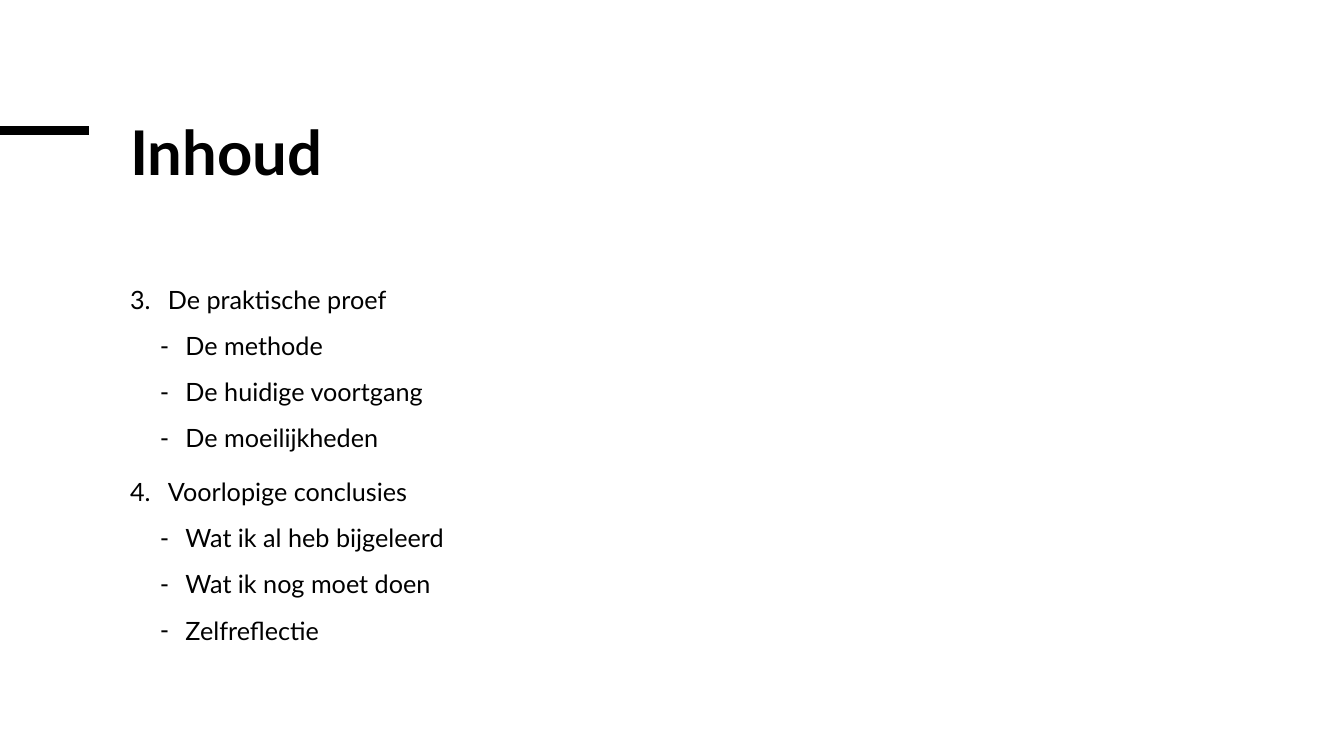
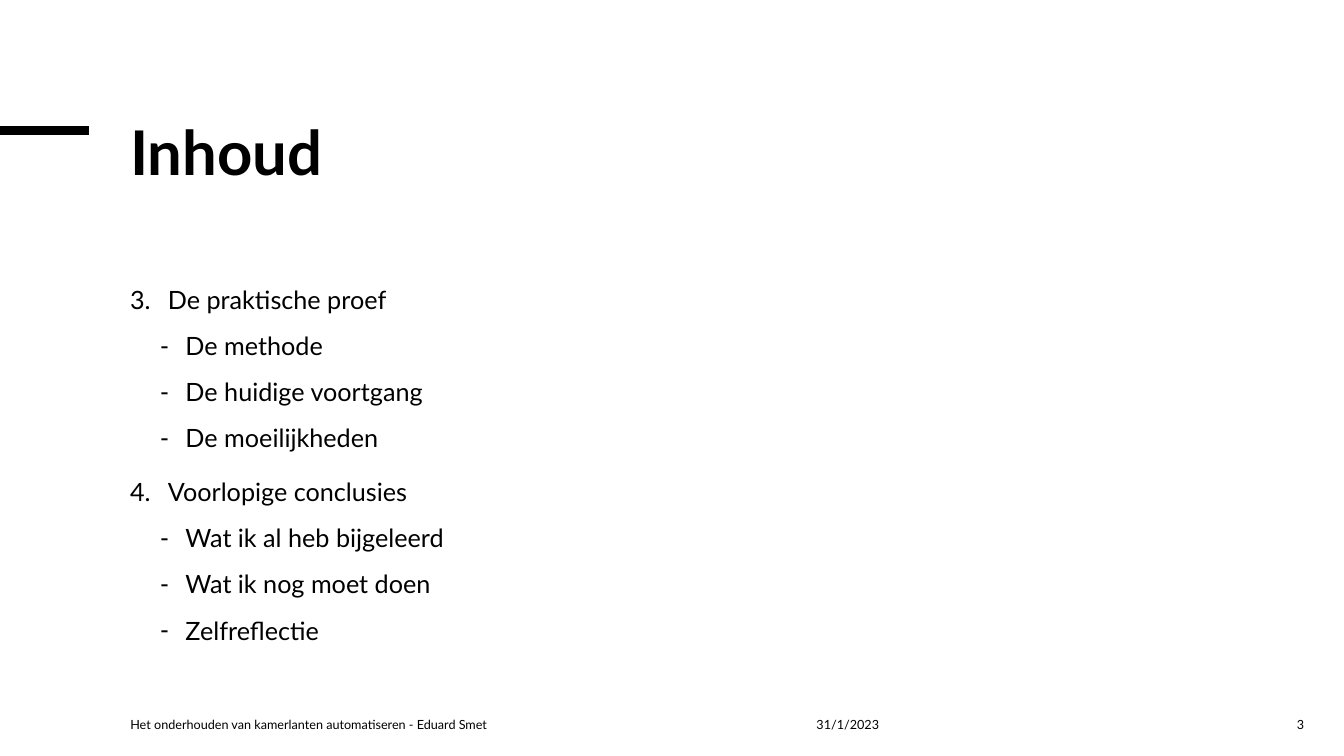
Before and after one commit to Celarye/syfinalproject, a slide deck: slide 3 of Het onderhouden van kamerplanten automatiseren.pptx. Drawn at 1344x756 pixels with LibreOffice and Linux fonts; fonts in the diff are those of the drawing. Boxes give left, top, right and bottom in pixels: in the first picture for what was removed or moved away, otherwise in the second. Text is boxed around its words. In the diff, an @@ line names an element or a change of style, - is before the commit and + after.

```diff
--- a/Het onderhouden van kamerplanten automatiseren.pptx
+++ b/Het onderhouden van kamerplanten automatiseren.pptx
@@ text added at [130, 719, 487, 729], 9 pt, text #000000 @@
+Het onderhouden van kamerlanten automatiseren - Eduard Smet
@@ text added at [816, 720, 879, 730], 9 pt, text #000000 @@
+31/1/2023
@@ page number added at [1297, 720, 1304, 729], 9 pt, text #000000 @@
+3
```
Also in this commit, not shown: 3 other slides changed.
